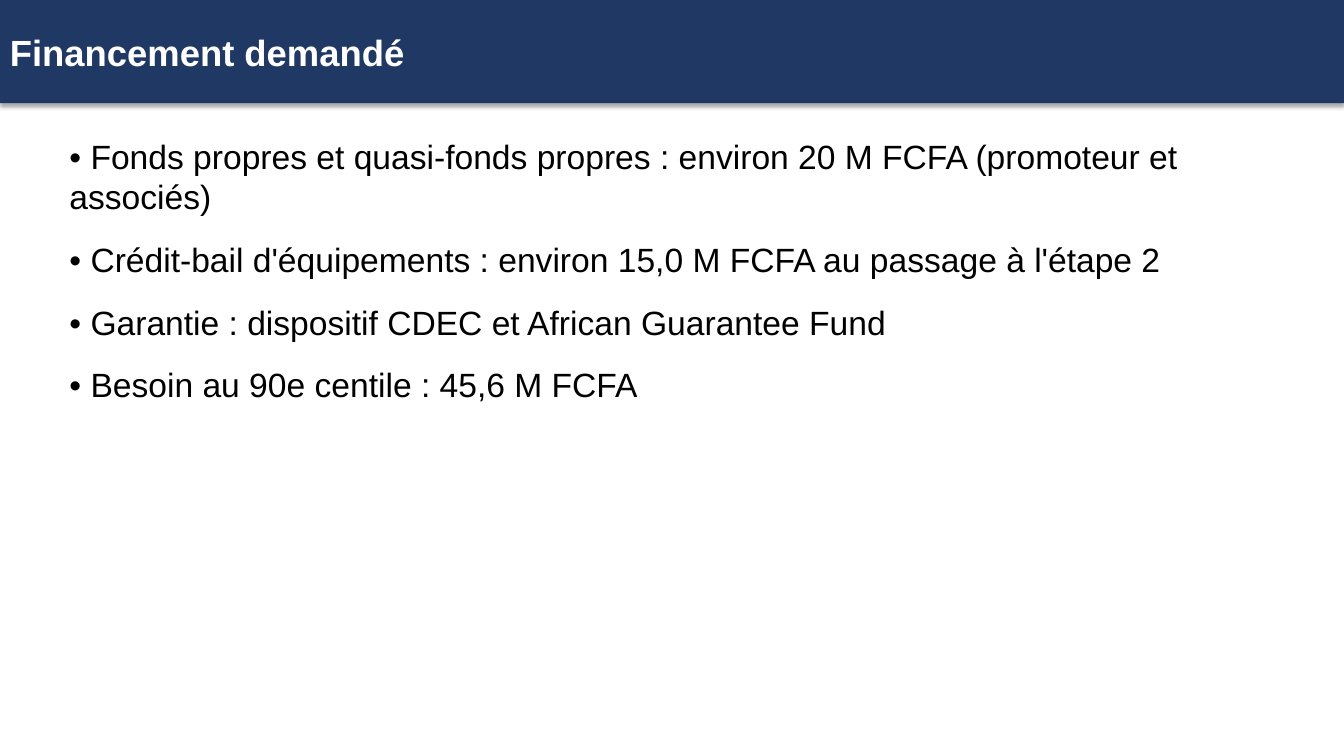
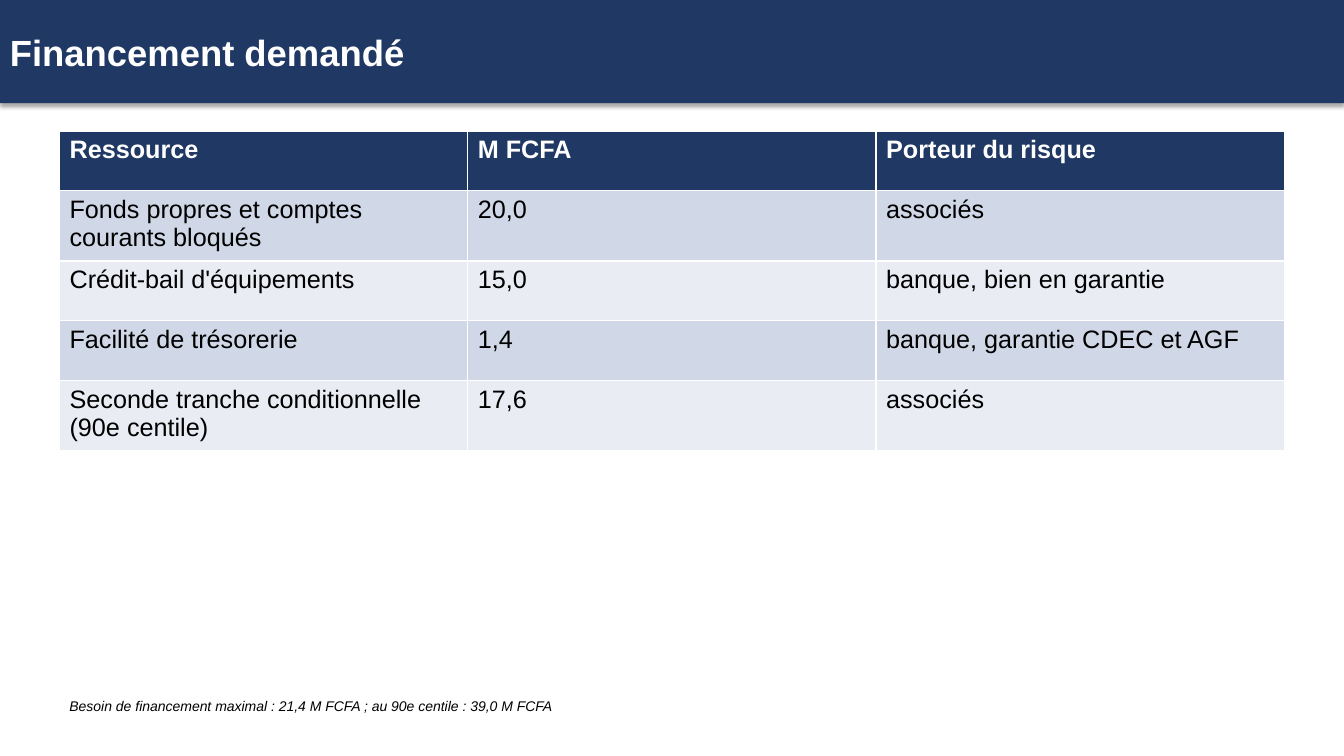
Before and after one commit to AhmadHabibou/petrosmart-tools, a slide deck: slide 10 of huiles-usagees/17_synthese/livrables/2026-11-18 Huiles usagees Presentation banque.pptx. Drawn at 1344x756 pixels with LibreOffice and Linux fonts; fonts in the diff are those of the drawing. Boxes give left, top, right and bottom in pixels: in the first picture for what was removed or moved away, otherwise in the second. Text is boxed around its words. In the diff, an @@ line names an element or a change of style, - is before the commit and + after.

```diff
--- a/huiles-usagees/17_synthese/livrables/2026-11-18 Huiles usagees Presentation banque.pptx
+++ b/huiles-usagees/17_synthese/livrables/2026-11-18 Huiles usagees Presentation banque.pptx
@@ table added at <box>59,131,1285,445</box>, 5 rows, 3 columns @@
+Ressource | M FCFA | Porteur du risque
+Fonds propres et comptes courants bloqués | 20,0 | associés
+Crédit-bail d'équipements | 15,0 | banque, bien en garantie
+Facilité de trésorerie | 1,4 | banque, garantie CDEC et AGF
+Seconde tranche conditionnelle (90e centile) | 17,6 | associés
@@ text removed at <box>69,144,1177,402</box> @@
-• Fonds propres et quasi-fonds propres : environ 20 M FCFA (promoteur et associés)
-• Crédit-bail d'équipements : environ 15,0 M FCFA au passage à l'étape 2
-• Garantie : dispositif CDEC et African Guarantee Fund
-• Besoin au 90e centile : 45,6 M FCFA
@@ text added at <box>69,701,552,713</box>, 10 pt, text #000000, italic @@
+Besoin de financement maximal : 21,4 M FCFA ; au 90e centile : 39,0 M FCFA
```
Also in this commit, not shown: 6 other slides changed, 13 other files.
